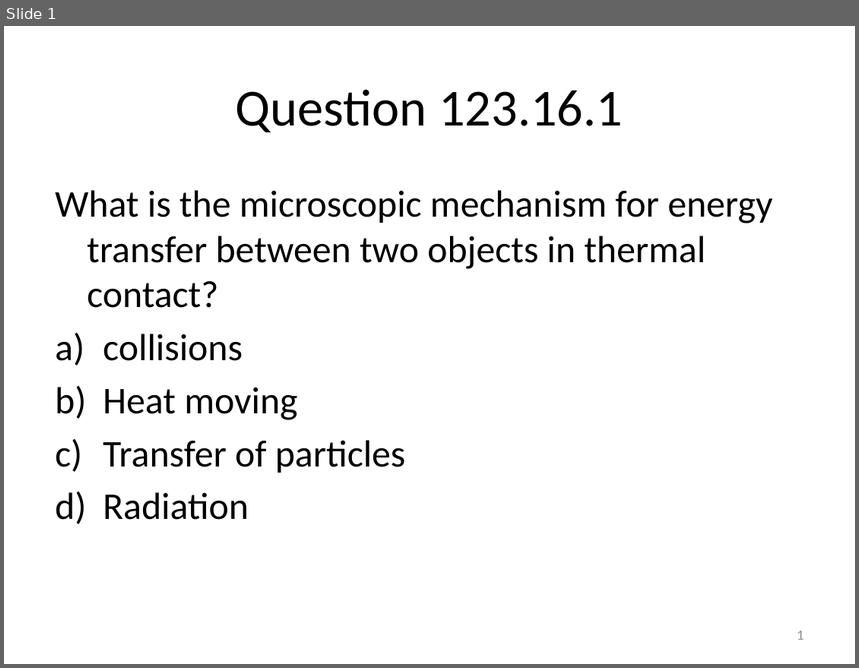
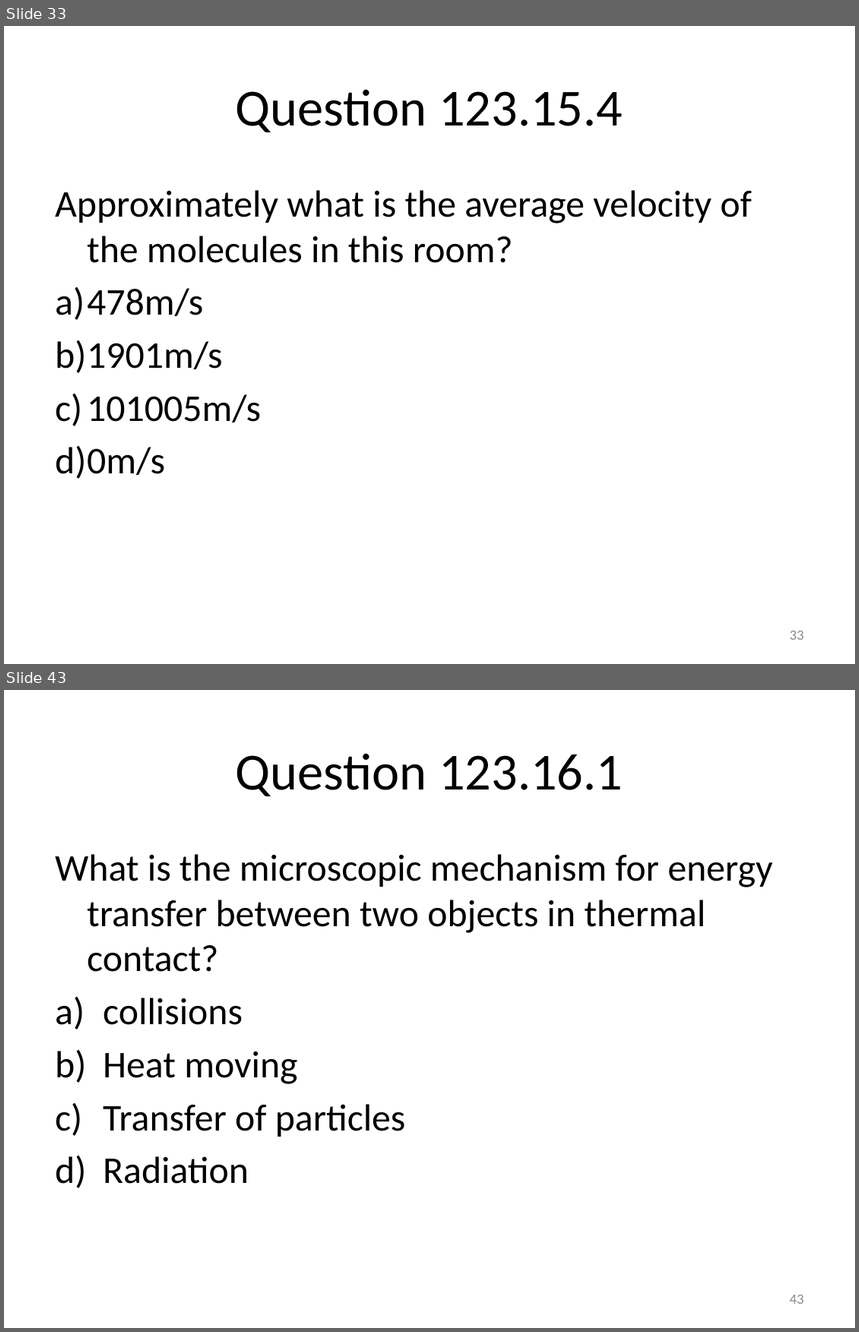
Before and after one commit to rtlines/Introductory-Physics-II, a slide deck: Lecture_Slides/PH 123 Lecture 32.pptx. Shown one above the other, each under a label of ours: slide 1 before the commit, slides 33 and 43 after it; the slides between them are not shown. The pictures are 859x668 and 859x1332 pixels, drawn with LibreOffice and Linux fonts; fonts in the diff are those of the drawing. Boxes give left, top, right and bottom in pixels: in the first picture for what was removed or moved away, otherwise in the second. Text is boxed around its words. In the diff, an @@ line names an element or a change of style, - is before the commit and + after.

```diff
--- a/Lecture_Slides/PH 123 Lecture 32.pptx
+++ b/Lecture_Slides/PH 123 Lecture 32.pptx
@@ slide 33 added at (4, 26, 855, 664), background #FFFFFF @@
@@ title added at (236, 89, 623, 132), 44 pt, text #000000 @@
+Question 123.15.4
@@ text added at (55, 190, 752, 479), 32 pt, text #000000 @@
+Approximately what is the average velocity of the molecules in this room?
+a) 478m/s
+b) 1901m/s
+c) 101005m/s
+d) 0m/s
@@ page number added at (790, 631, 804, 640), 12 pt, text #8C8C8C @@
+33
@@ what was slide 1 is now slide 43 @@
@@ page number at (790, 1295, 804, 1304): text changed @@
-1
+43
```
Also in this commit, not shown: 125 other slides added, 31 other files.
